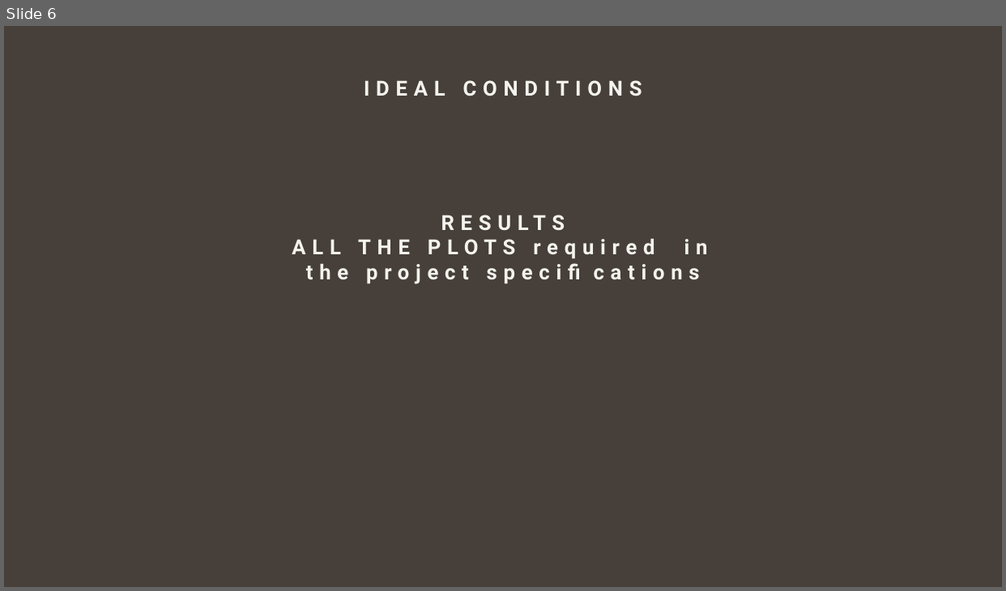
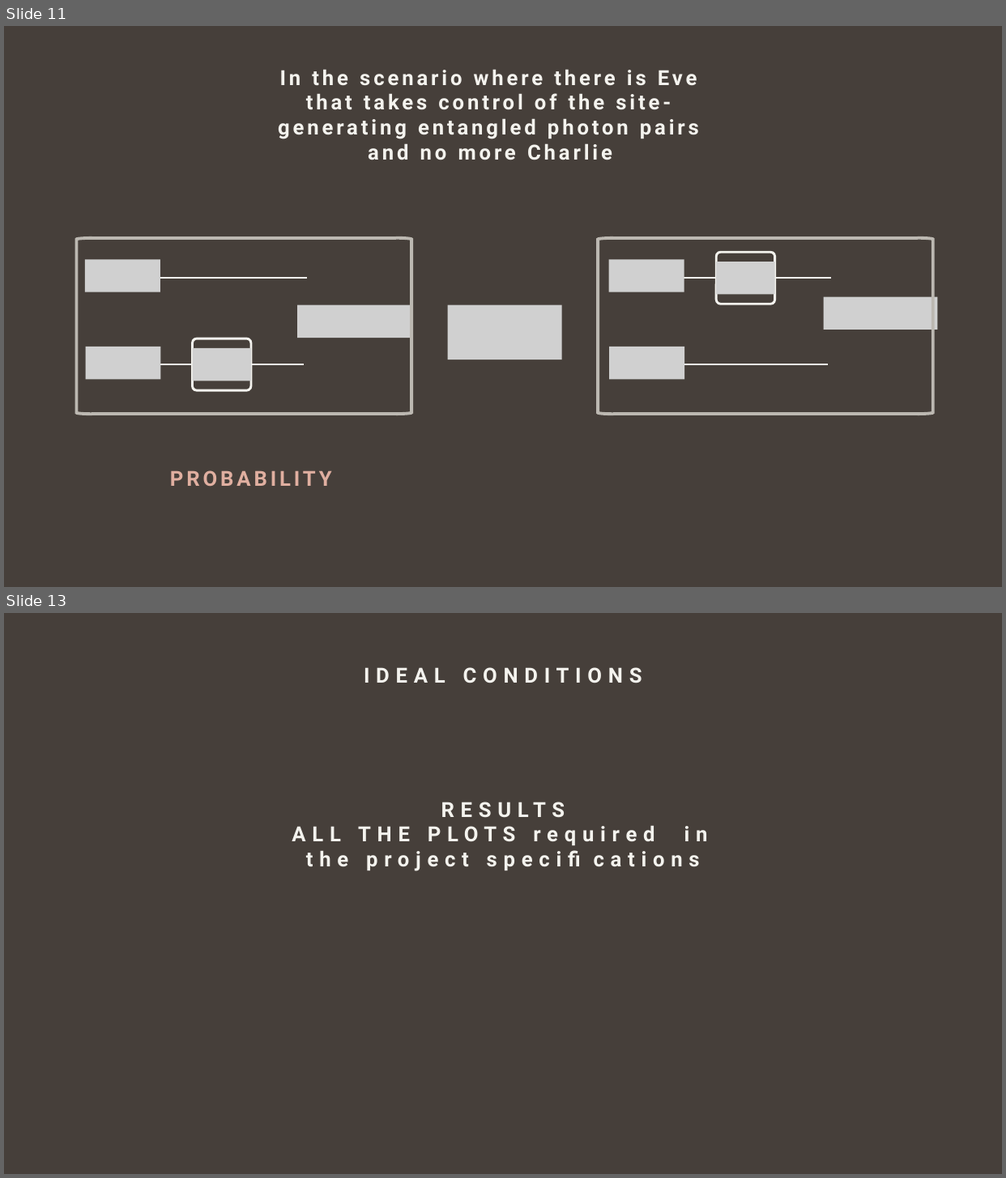
Before and after one commit to giovanniligato/E91-Protocol, a slide deck: Slides/E91 Protocol.pptx. Shown one above the other, each under a label of ours: slide 6 before the commit, slides 11 and 13 after it; the slides between them are not shown. The pictures are 1006x591 and 1006x1178 pixels, drawn with LibreOffice and Linux fonts; fonts in the diff are those of the drawing; grey boxes stand for pictures. Boxes give left, top, right and bottom in pixels: in the first picture for what was removed or moved away, otherwise in the second. Text is boxed around its words. In the diff, an @@ line names an element or a change of style, - is before the commit and + after.

```diff
--- a/Slides/E91 Protocol.pptx
+++ b/Slides/E91 Protocol.pptx
@@ slide 11 added at [4,26,1002,587], background #463F3A @@
@@ text added at [278,69,699,160], 20 pt, text #F4F3EE, bold @@
+In the scenario where there is Eve that takes control of the site-generating entangled photon pairs and no more Charlie
@@ group added at [609,252,830,380]: 3 pictures, 2 lines, 1 rounded rectangle @@
@@ picture added at [297,305,412,338] @@
@@ picture added at [448,305,562,360] @@
@@ picture added at [824,297,938,330] @@
@@ group added at [85,259,307,390]: 3 pictures, 2 lines, 1 rounded rectangle @@
@@ group added at [77,238,412,415]: 2 left brackets, 2 lines @@
@@ group added at [598,238,934,415]: 2 left brackets, 2 lines @@
@@ text added at [170,471,332,486], 20 pt, text #E0AFA0, bold @@
+PROBABILITY
@@ what was slide 6 is now slide 13 @@
```
Also in this commit, not shown: 3 slides changed, 9 other slides added, 1 slide removed.
